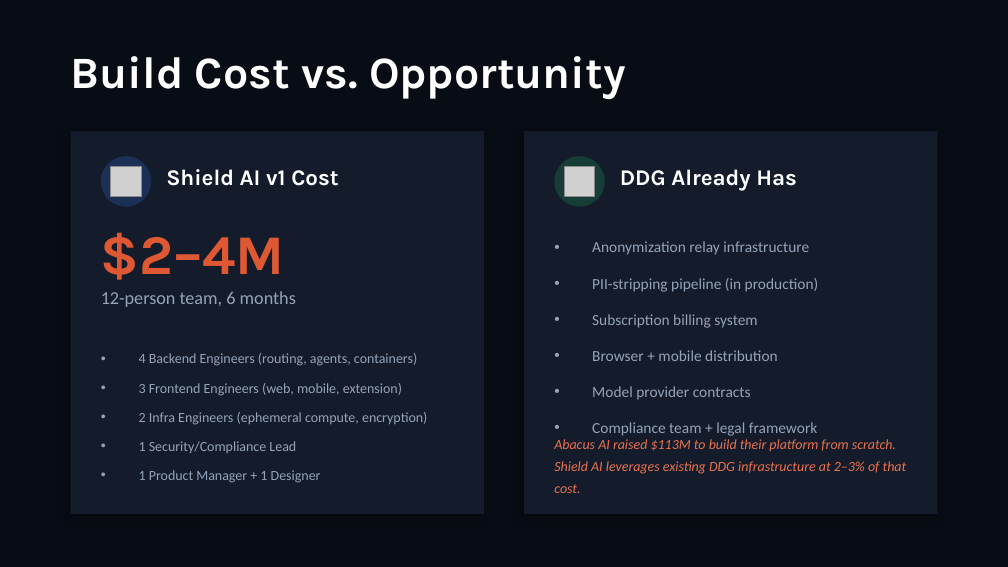
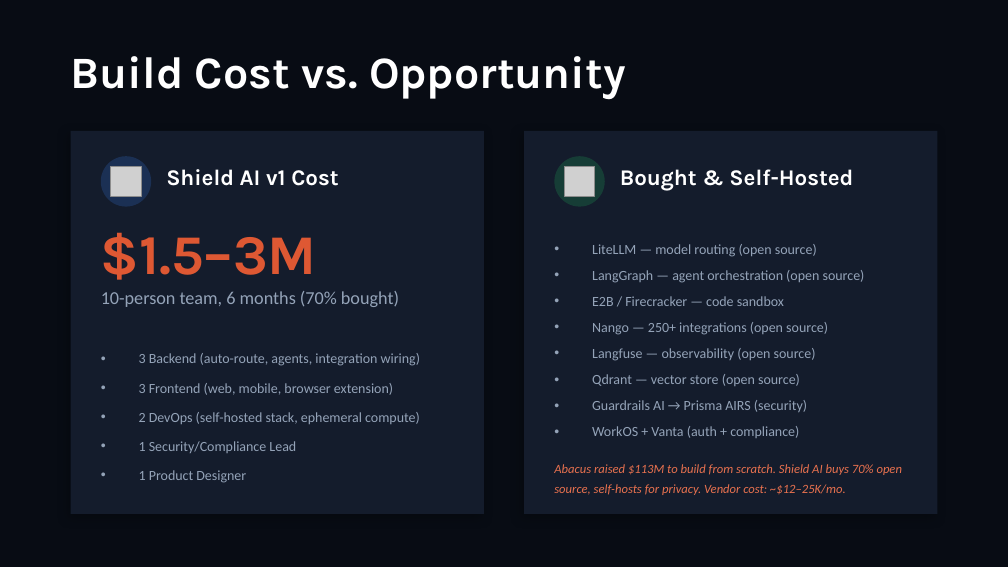
Before and after one commit to jaypast/shield-ai, a slide deck: slide 8 of proposal/shield-ai-proposal.pptx. Drawn at 1008x567 pixels with LibreOffice and Linux fonts; fonts in the diff are those of the drawing; grey boxes stand for pictures. Boxes give left, top, right and bottom in pixels: in the first picture for what was removed or moved away, otherwise in the second. Text is boxed around its words. In the diff, an @@ line names an element or a change of style, - is before the commit and + after.

```diff
--- a/proposal/shield-ai-proposal.pptx
+++ b/proposal/shield-ai-proposal.pptx
@@ text at (620,169,853,191): text changed @@
-DDG Already Has
+Bought & Self-Hosted
@@ text at (101,232,317,280): text changed @@
-$2–4M
+$1.5–3M
@@ text at (592,244,865,438): text changed; size 11 to 10 pt @@
-• Anonymization relay infrastructure
-• PII-stripping pipeline (in production)
-• Subscription billing system
-• Browser + mobile distribution
-• Model provider contracts
-• Compliance team + legal framework
+• LiteLLM — model routing (open source)
+• LangGraph — agent orchestration (open source)
+• E2B / Firecracker — code sandbox
+• Nango — 250+ integrations (open source)
+• Langfuse — observability (open source)
+• Qdrant — vector store (open source)
+• Guardrails AI → Prisma AIRS (security)
+• WorkOS + Vanta (auth + compliance)
@@ text at (101,291,399,307): text changed @@
-12-person team, 6 months
+10-person team, 6 months (70% bought)
@@ text at (139,353,420,424): text changed @@
-• 4 Backend Engineers (routing, agents, containers)
-• 3 Frontend Engineers (web, mobile, extension)
-• 2 Infra Engineers (ephemeral compute, encryption)
+• 3 Backend (auto-route, agents, integration wiring)
+• 3 Frontend (web, mobile, browser extension)
+• 2 DevOps (self-hosted stack, ephemeral compute)
@@ text at (139,470,246,483): text changed @@
-• 1 Product Manager + 1 Designer
+• 1 Product Designer
@@ text at (554,464,902,495): text changed; size 10 to 9 pt @@
-Abacus AI raised $113M to build their platform from scratch. Shield AI leverages existing DDG infrastructure at 2–3% of that cost.
+Abacus raised $113M to build from scratch. Shield AI buys 70% open source, self-hosts for privacy. Vendor cost: ~$12–25K/mo.
```
Also in this commit, not shown: 4 other slides changed.
